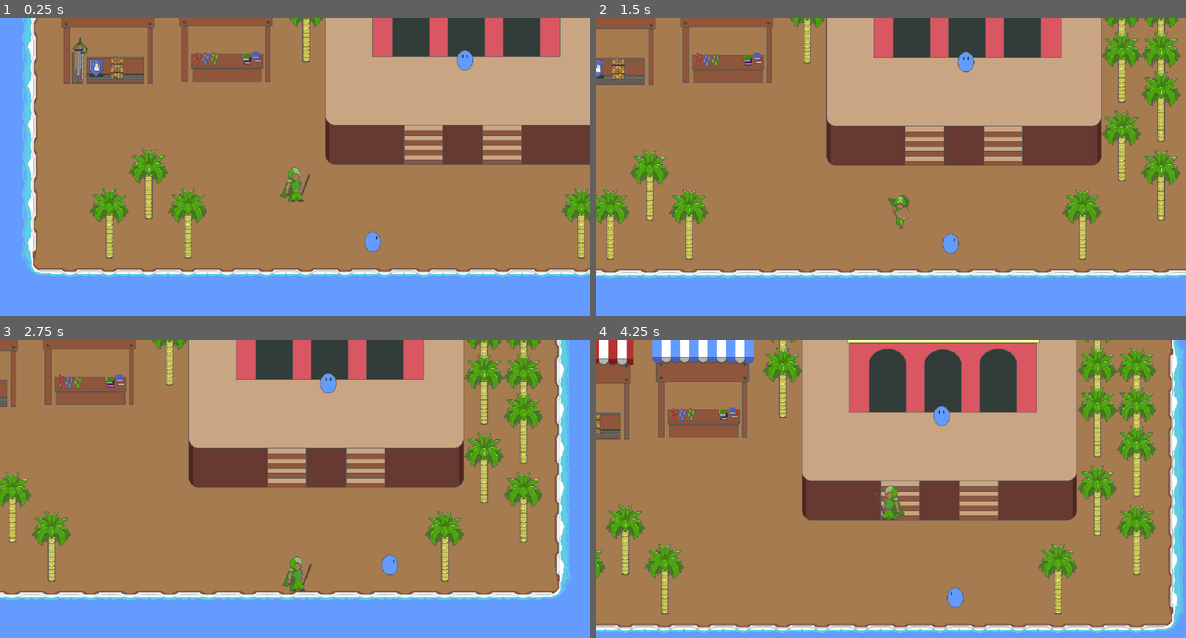
Above: before the commit, frames 1-4 (two rows, left to right).
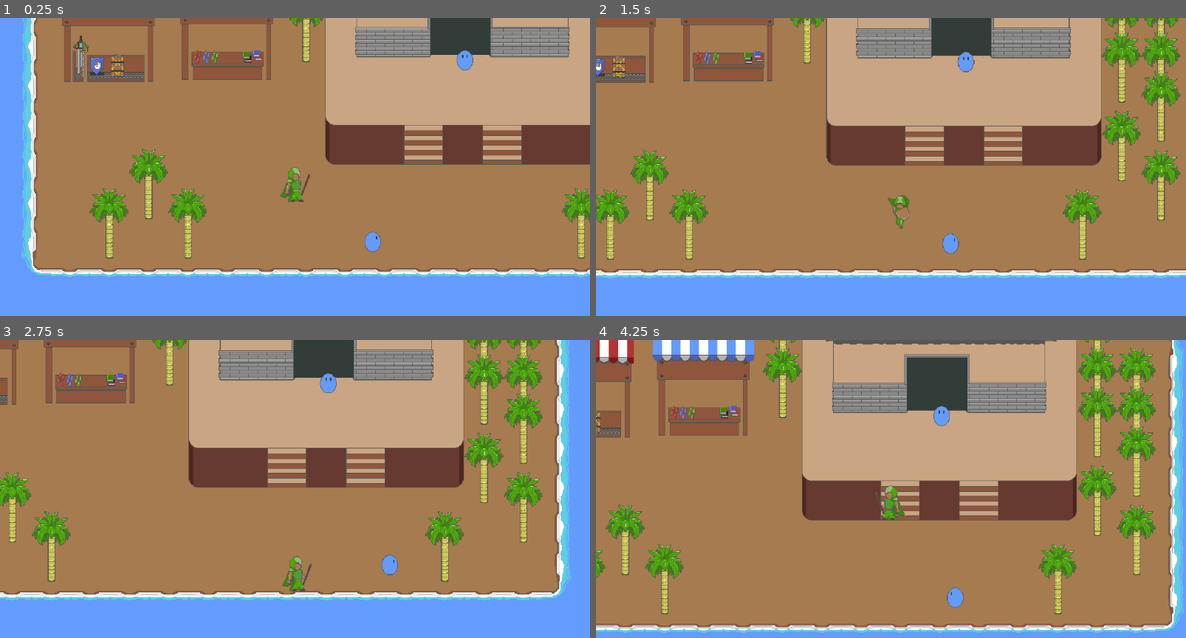
Above: after the commit, the same moments.

Repository: ndrwsahm/new-game-project
Game: Godot game, scene res://Scenes/game.tscn
Same seed, same stepped clock (60 frames per second), same inputs: the game is played once before the commit and once after it.
Inputs:
- Up to frame 1 (0.25 s): no input
- Up to frame 2 (1.5 s): tap Enter (ui_accept) at 0.5, 0.77 s; hold Right (move_right) 0.53-1.28 s; hold Down (move_down) from 1.28 s (still down)
- Up to frame 3 (2.75 s): tap Enter (ui_accept) at 1.52 s; release Down (move_down) at 2.03 s; hold Right (move_right) from 2.03 s (still down)
- Up to frame 4 (4.25 s): release Right (move_right) at 2.78 s; hold Up (move_up) 2.78-3.53 s; tap Enter (ui_accept) at 3.02, 3.77 s; hold Left (move_left) from 3.53 s (still down)

The runs differ from the first frame. In frame 1, 5.8% of the frame differs, in the area x 10-97%, y 0-23%; in frame 2, 5.5%; in frame 3, 5.0%; in frame 4, 9.1%, in the area x 0-79%, y 0-34%.

Commit message:
Added all assets except maps and created building tilemap

Diff:
--- a/Scenes/game.tscn
+++ b/Scenes/game.tscn
@@ -16,9 +16,27 @@
 0:0/size_in_atlas = Vector2i(3, 3)
 0:0/0 = 0
 0:0/0/physics_layer_0/polygon_0/points = PackedVector2Array(-83.4386, -84.8528, 82.0244, -84.8528, 76.3675, 89.0955, -77.7818, 89.0955)
-4:2/size_in_atlas = Vector2i(6, 8)
-4:2/0 = 0
-4:2/0/physics_layer_0/polygon_0/points = PackedVector2Array(-154.125, -126.508, 166.598, -126.508, 157.689, 237.87, -146.998, 239.652)
+3:2/size_in_atlas = Vector2i(7, 4)
+3:2/0 = 0
+3:2/0/physics_layer_0/polygon_0/points = PackedVector2Array(-199.798, -123.471, 195.308, -118.981, 193.063, 107.756, -197.553, 112.246)
+10:0/size_in_atlas = Vector2i(3, 3)
+10:0/0 = 0
+10:0/0/physics_layer_0/polygon_0/points = PackedVector2Array(-86, -84, 92, -86, 85, 89, -84, 89)
+10:3/size_in_atlas = Vector2i(3, 3)
+10:3/0 = 0
+10:3/0/physics_layer_0/polygon_0/points = PackedVector2Array(-86, -84, 92, -86, 85, 89, -84, 89)
+13:1/size_in_atlas = Vector2i(7, 5)
+13:1/0 = 0
+13:1/0/physics_layer_0/polygon_0/points = PackedVector2Array(-211.023, -143.675, 215.513, -143.675, 213.268, 148.165, -204.288, 152.655)
+20:0/size_in_atlas = Vector2i(3, 3)
+20:0/0 = 0
+20:0/0/physics_layer_0/polygon_0/points = PackedVector2Array(-86, -84, 92, -86, 85, 89, -84, 89)
+20:3/size_in_atlas = Vector2i(3, 3)
+20:3/0 = 0
+20:3/0/physics_layer_0/polygon_0/points = PackedVector2Array(-86, -84, 92, -86, 85, 89, -84, 89)
+23:1/size_in_atlas = Vector2i(7, 5)
+23:1/0 = 0
+23:1/0/physics_layer_0/polygon_0/points = PackedVector2Array(-211.023, -143.675, 215.513, -143.675, 213.268, 148.165, -204.288, 152.655)
 
 [sub_resource type="TileSetAtlasSource" id="TileSetAtlasSource_cmtae"]
 texture = ExtResource("1_iiq2u")
@@ -221,7 +239,7 @@
 layer_3/name = "Vertical Walls"
 layer_3/tile_data = PackedInt32Array(2, 65538, 3, 65538, 65538, 3, 131074, 65538, 4, 196610, 65538, 5, 3, 131074, 3, 65 …(535 unchanged characters)…
 layer_4/name = "Houses"
-layer_4/tile_data = PackedInt32Array(65535, 0, 0, 65532, 0, 3, -196603, 262144, 2)
+layer_4/tile_data = PackedInt32Array(65535, 0, 0, 65532, 0, 3, -65531, 196608, 2)
 
 [node name="Player" parent="." instance=ExtResource("1_ipkia")]
 position = Vector2(79, 287)
--- a/Scenes/player.tscn
+++ b/Scenes/player.tscn
@@ -1,162 +1,162 @@
 [gd_scene load_steps=37 format=3 uid="uid://cpl6kp31vi14a"]
 
-[ext_resource type="Texture2D" uid="uid://cbmgay4fxlxg5" path="res://assets/sprites/player.png" id="1_dilop"]
 [ext_resource type="Script" path="res://scripts/player.gd" id="1_syyhj"]
-
-[sub_resource type="AtlasTexture" id="AtlasTexture_ybg2c"]
-atlas = ExtResource("1_dilop")
+[ext_resource type="Texture2D" uid="uid://ct7fy0jc8cmdk" path="res://assets/sprites/Forester.png" id="2_ydd0i"]
+
+[sub_resource type="AtlasTexture" id="AtlasTexture_7lwfy"]
+atlas = ExtResource("2_ydd0i")
 region = Rect2(0, 64, 64, 64)
 
-[sub_resource type="AtlasTexture" id="AtlasTexture_ctgy5"]
-atlas = ExtResource("1_dilop")
+[sub_resource type="AtlasTexture" id="AtlasTexture_tvacw"]
+atlas = ExtResource("2_ydd0i")
 region = Rect2(64, 64, 64, 64)
 
-[sub_resource type="AtlasTexture" id="AtlasTexture_l5tsu"]
-atlas = ExtResource("1_dilop")
+[sub_resource type="AtlasTexture" id="AtlasTexture_k3ref"]
+atlas = ExtResource("2_ydd0i")
 region = Rect2(128, 64, 64, 64)
 
-[sub_resource type="AtlasTexture" id="AtlasTexture_s37a6"]
-atlas = ExtResource("1_dilop")
+[sub_resource type="AtlasTexture" id="AtlasTexture_c1ygc"]
+atlas = ExtResource("2_ydd0i")
 region = Rect2(192, 64, 64, 64)
 
-[sub_resource type="AtlasTexture" id="AtlasTexture_krnlb"]
-atlas = ExtResource("1_dilop")
+[sub_resource type="AtlasTexture" id="AtlasTexture_8kybe"]
+atlas = ExtResource("2_ydd0i")
 region = Rect2(256, 64, 64, 64)
 
-[sub_resource type="AtlasTexture" id="AtlasTexture_qrpqa"]
-atlas = ExtResource("1_dilop")
+[sub_resource type="AtlasTexture" id="AtlasTexture_s2ib8"]
+atlas = ExtResource("2_ydd0i")
 region = Rect2(320, 64, 64, 64)
 
-[sub_resource type="AtlasTexture" id="AtlasTexture_3yeys"]
-atlas = ExtResource("1_dilop")
+[sub_resource type="AtlasTexture" id="AtlasTexture_1y7sl"]
+atlas = ExtResource("2_ydd0i")
 region = Rect2(384, 64, 64, 64)
 
-[sub_resource type="AtlasTexture" id="AtlasTexture_8ra0w"]
-atlas = ExtResource("1_dilop")
+[sub_resource type="AtlasTexture" id="AtlasTexture_0hu0i"]
+atlas = ExtResource("2_ydd0i")
 region = Rect2(448, 64, 64, 64)
 
-[sub_resource type="AtlasTexture" id="AtlasTexture_crdni"]
-atlas = ExtResource("1_dilop")
+[sub_resource type="AtlasTexture" id="AtlasTexture_i5dq0"]
+atlas = ExtResource("2_ydd0i")
 region = Rect2(0, 0, 64, 64)
 
-[sub_resource type="AtlasTexture" id="AtlasTexture_7ii2g"]
-atlas = ExtResource("1_dilop")
+[sub_resource type="AtlasTexture" id="AtlasTexture_spr3h"]
+atlas = ExtResource("2_ydd0i")
 region = Rect2(64, 0, 64, 64)
 
-[sub_resource type="AtlasTexture" id="AtlasTexture_861e0"]
-atlas = ExtResource("1_dilop")
+[sub_resource type="AtlasTexture" id="AtlasTexture_amthi"]
+atlas = ExtResource("2_ydd0i")
 region = Rect2(128, 0, 64, 64)
 
-[sub_resource type="AtlasTexture" id="AtlasTexture_d53tl"]
-atlas = ExtResource("1_dilop")
+[sub_resource type="AtlasTexture" id="AtlasTexture_3c8d8"]
+atlas = ExtResource("2_ydd0i")
 region = Rect2(192, 0, 64, 64)
 
-[sub_resource type="AtlasTexture" id="AtlasTexture_c7br6"]
-atlas = ExtResource("1_dilop")
+[sub_resource type="AtlasTexture" id="AtlasTexture_wxc7k"]
+atlas = ExtResource("2_ydd0i")
 region = Rect2(256, 0, 64, 64)
 
-[sub_resource type="AtlasTexture" id="AtlasTexture_3353r"]
-atlas = ExtResource("1_dilop")
+[sub_resource type="AtlasTexture" id="AtlasTexture_3glad"]
+atlas = ExtResource("2_ydd0i")
 region = Rect2(320, 0, 64, 64)
 
-[sub_resource type="AtlasTexture" id="AtlasTexture_dq58r"]
-atlas = ExtResource("1_dilop")
+[sub_resource type="AtlasTexture" id="AtlasTexture_lfpc7"]
+atlas = ExtResource("2_ydd0i")
 region = Rect2(384, 0, 64, 64)
 
-[sub_resource type="AtlasTexture" id="AtlasTexture_ukf3e"]
-atlas = ExtResource("1_dilop")
+[sub_resource type="AtlasTexture" id="AtlasTexture_r7t4l"]
+atlas = ExtResource("2_ydd0i")
 region = Rect2(448, 0, 64, 64)
 
-[sub_resource type="AtlasTexture" id="AtlasTexture_4vh75"]
-atlas = ExtResource("1_dilop")
+[sub_resource type="AtlasTexture" id="AtlasTexture_xorc1"]
+atlas = ExtResource("2_ydd0i")
 region = Rect2(0, 192, 64, 64)
 
-[sub_resource type="AtlasTexture" id="AtlasTexture_5dwm0"]
-atlas = ExtResource("1_dilop")
+[sub_resource type="AtlasTexture" id="AtlasTexture_egwub"]
+atlas = ExtResource("2_ydd0i")
 region = Rect2(64, 192, 64, 64)
 
-[sub_resource type="AtlasTexture" id="AtlasTexture_kct6h"]
-atlas = ExtResource("1_dilop")
+[sub_resource type="AtlasTexture" id="AtlasTexture_u5v5s"]
+atlas = ExtResource("2_ydd0i")
 region = Rect2(128, 192, 64, 64)
 
-[sub_resource type="AtlasTexture" id="AtlasTexture_xvbr3"]
-atlas = ExtResource("1_dilop")
+[sub_resource type="AtlasTexture" id="AtlasTexture_6787h"]
+atlas = ExtResource("2_ydd0i")
 region = Rect2(192, 192, 64, 64)
 
-[sub_resource type="AtlasTexture" id="AtlasTexture_jmw12"]
-atlas = ExtResource("1_dilop")
+[sub_resource type="AtlasTexture" id="AtlasTexture_r5roo"]
+atlas = ExtResource("2_ydd0i")
 region = Rect2(256, 192, 64, 64)
 
-[sub_resource type="AtlasTexture" id="AtlasTexture_ryn6f"]
-atlas = ExtResource("1_dilop")
+[sub_resource type="AtlasTexture" id="AtlasTexture_hjm7y"]
+atlas = ExtResource("2_ydd0i")
 region = Rect2(320, 192, 64, 64)
 
-[sub_resource type="AtlasTexture" id="AtlasTexture_fg1up"]
-atlas = ExtResource("1_dilop")
+[sub_resource type="AtlasTexture" id="AtlasTexture_rxko1"]
+atlas = ExtResource("2_ydd0i")
 region = Rect2(384, 192, 64, 64)
 
-[sub_resource type="AtlasTexture" id="AtlasTexture_f6q8b"]
-atlas = ExtResource("1_dilop")
+[sub_resource type="AtlasTexture" id="AtlasTexture_kl87o"]
+atlas = ExtResource("2_ydd0i")
 region = Rect2(448, 192, 64, 64)
 
-[sub_resource type="AtlasTexture" id="AtlasTexture_c1v4d"]
-atlas = ExtResource("1_dilop")
+[sub_resource type="AtlasTexture" id="AtlasTexture_jd8o7"]
+atlas = ExtResource("2_ydd0i")
 region = Rect2(0, 128, 64, 64)
 
-[sub_resource type="AtlasTexture" id="AtlasTexture_agum7"]
-atlas = ExtResource("1_dilop")
+[sub_resource type="AtlasTexture" id="AtlasTexture_imguw"]
+atlas = ExtResource("2_ydd0i")
 region = Rect2(64, 128, 64, 64)
 
-[sub_resource type="AtlasTexture" id="AtlasTexture_250i7"]
-atlas = ExtResource("1_dilop")
+[sub_resource type="AtlasTexture" id="AtlasTexture_4xir7"]
+atlas = ExtResource("2_ydd0i")
 region = Rect2(128, 128, 64, 64)
 
-[sub_resource type="AtlasTexture" id="AtlasTexture_rxo54"]
-atlas = ExtResource("1_dilop")
+[sub_resource type="AtlasTexture" id="AtlasTexture_ryek8"]
+atlas = ExtResource("2_ydd0i")
 region = Rect2(192, 128, 64, 64)
 
-[sub_resource type="AtlasTexture" id="AtlasTexture_12tud"]
-atlas = ExtResource("1_dilop")
+[sub_resource type="AtlasTexture" id="AtlasTexture_xwl5t"]
+atlas = ExtResource("2_ydd0i")
 region = Rect2(256, 128, 64, 64)
 
-[sub_resource type="AtlasTexture" id="AtlasTexture_sky2c"]
-atlas = ExtResource("1_dilop")
+[sub_resource type="AtlasTexture" id="AtlasTexture_fy8l6"]
+atlas = ExtResource("2_ydd0i")
 region = Rect2(320, 128, 64, 64)
 
-[sub_resource type="AtlasTexture" id="AtlasTexture_mspb8"]
-atlas = ExtResource("1_dilop")
+[sub_resource type="AtlasTexture" id="AtlasTexture_dymxr"]
+atlas = ExtResource("2_ydd0i")
 region = Rect2(384, 128, 64, 64)
 
-[sub_resource type="AtlasTexture" id="AtlasTexture_677hv"]
-atlas = ExtResource("1_dilop")
+[sub_resource type="AtlasTexture" id="AtlasTexture_qbkn6"]
+atlas = ExtResource("2_ydd0i")
 region = Rect2(448, 128, 64, 64)
 
 [sub_resource type="SpriteFrames" id="SpriteFrames_gcwij"]
 animations = [{
 "frames": [{
 "duration": 1.0,
-"texture": SubResource("AtlasTexture_ybg2c")
-}, {
-"duration": 1.0,
-"texture": SubResource("AtlasTexture_ctgy5")
-}, {
-"duration": 1.0,
-"texture": SubResource("AtlasTexture_l5tsu")
-}, {
-"duration": 1.0,
-"texture": SubResource("AtlasTexture_s37a6")
-}, {
-"duration": 1.0,
-"texture": SubResource("AtlasTexture_krnlb")
-}, {
-"duration": 1.0,
-"texture": SubResource("AtlasTexture_qrpqa")
-}, {
-"duration": 1.0,
-"texture": SubResource("AtlasTexture_3yeys")
-}, {
-"duration": 1.0,
-"texture": SubResource("AtlasTexture_8ra0w")
+"texture": SubResource("AtlasTexture_7lwfy")
+}, {
+"duration": 1.0,
+"texture": SubResource("AtlasTexture_tvacw")
+}, {
+"duration": 1.0,
+"texture": SubResource("AtlasTexture_k3ref")
+}, {
+"duration": 1.0,
+"texture": SubResource("AtlasTexture_c1ygc")
+}, {
+"duration": 1.0,
+"texture": SubResource("AtlasTexture_8kybe")
+}, {
+"duration": 1.0,
+"texture": SubResource("AtlasTexture_s2ib8")
+}, {
+"duration": 1.0,
+"texture": SubResource("AtlasTexture_1y7sl")
+}, {
+"duration": 1.0,
+"texture": SubResource("AtlasTexture_0hu0i")
 }],
 "loop": true,
 "name": &"down",
@@ -261,7 +261,7 @@
 [node name="AnimatedSprite2D" type="AnimatedSprite2D" parent="."]
 position = Vector2(0, -1)
 sprite_frames = SubResource("SpriteFrames_gcwij")
-animation = &"idle"
+animation = &"down"
 autoplay = "idle"
 
 [node name="CollisionShape2D" type="CollisionShape2D" parent="."]
Not shown: 3 places in Scenes/player.tscn that only renumber resources
Binary file added: assets/effects/Heal.png
Not shown, added: assets/effects/Heal.png.import
Binary file added: assets/effects/Ice.png
Not shown, added: assets/effects/Ice.png.import
Binary file added: assets/effects/Thunder.png
Not shown, added: assets/effects/Thunder.png.import
Binary file added: assets/effects/arrow.png
Not shown, added: assets/effects/arrow.png.import
Binary file added: assets/effects/aseprite/Heal.aseprite
Binary file added: assets/effects/aseprite/Thunder.aseprite
Binary file added: assets/effects/aseprite/arrow.aseprite
(and 376 more such lines)
